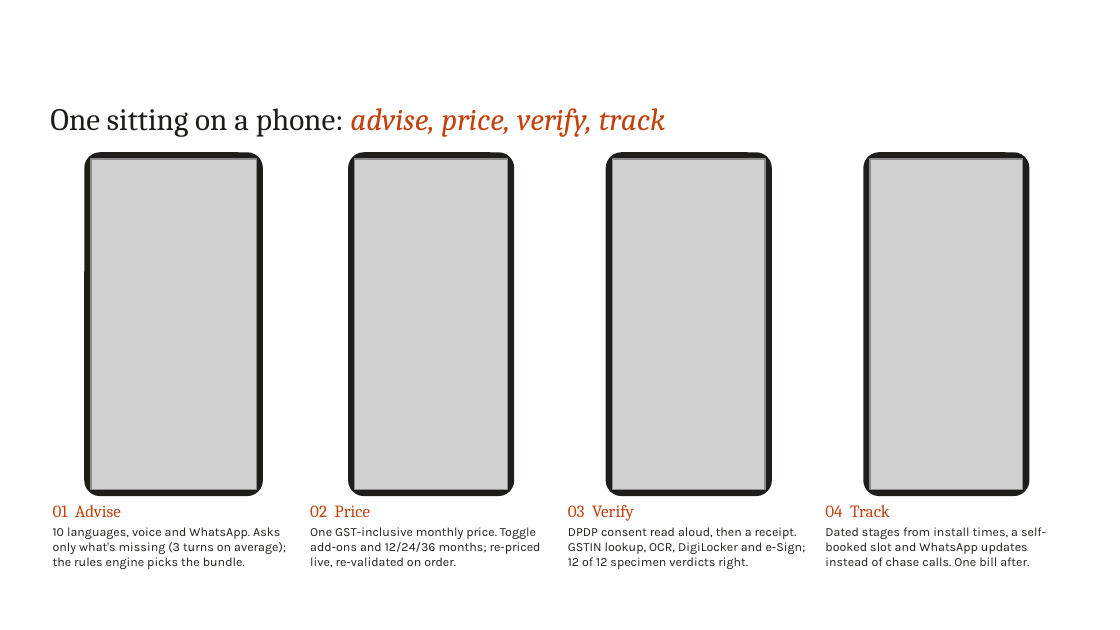
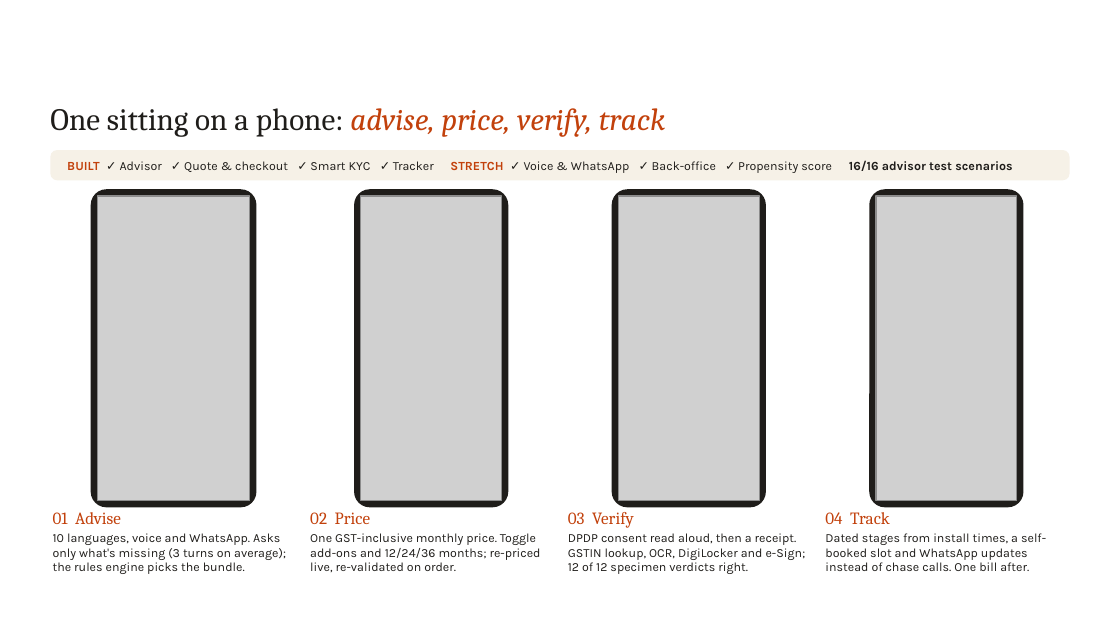
Before and after one commit to RheaSinghal/Airtel, a slide deck: slide 4 of Kernel_TIET.pptx. Drawn at 1120x630 pixels with LibreOffice and Linux fonts; fonts in the diff are those of the drawing; grey boxes stand for pictures; background and template pictures are left out. Boxes give left, top, right and bottom in pixels: in the first picture for what was removed or moved away, otherwise in the second. Text is boxed around its words. In the diff, an @@ line names an element or a change of style, - is before the commit and + after.

```diff
--- a/Kernel_TIET.pptx
+++ b/Kernel_TIET.pptx
@@ rounded rectangle added at (50, 150, 1070, 180), fill #F6F1E7 @@
@@ text added at (67, 160, 1012, 173), 8 pt, text #1F1D1A @@
+BUILT ✓ Advisor ✓ Quote & checkout ✓ Smart KYC ✓ Tracker STRETCH ✓ Voice & WhatsApp ✓ Back-office ✓ Propensity score 16/16 advisor test scenarios
@@ proportions changed in 4 elements at (354, 189, 508, 507), (612, 189, 766, 507), (869, 189, 1024, 507), (91, 189, 256, 507) @@
@@ rounded rectangle: place and size @@
-rounded rectangle at (84, 152, 262, 496)
+rounded rectangle at (91, 189, 256, 507)
@@ picture: place and size @@
-picture at (91, 159, 256, 489)
+picture at (97, 196, 250, 501)
@@ rounded rectangle: place and size @@
-rounded rectangle at (348, 152, 514, 496)
+rounded rectangle at (354, 189, 508, 507)
@@ picture: place and size @@
-picture at (355, 159, 507, 489)
+picture at (361, 196, 502, 501)
@@ rounded rectangle: place and size @@
-rounded rectangle at (606, 152, 772, 496)
+rounded rectangle at (612, 189, 766, 507)
@@ picture: place and size @@
-picture at (613, 159, 765, 489)
+picture at (618, 196, 759, 501)
@@ rounded rectangle: place and size @@
-rounded rectangle at (864, 152, 1029, 496)
+rounded rectangle at (869, 189, 1024, 507)
@@ picture: place and size @@
-picture at (870, 159, 1023, 489)
+picture at (876, 196, 1017, 501)
@@ 4 texts: place and size @@
-4 texts at (53, 505, 890, 521)
+4 texts at (53, 512, 890, 528)
@@ text "10 languages, voice and WhatsApp. ...": place and size @@
-text "10 languages, voice and WhatsApp. ..." at (53, 527, 286, 569)
+text "10 languages, voice and WhatsApp. ..." at (53, 533, 286, 574)
@@ text "One GST-inclusive monthly price. Toggle ...": place and size @@
-text "One GST-inclusive monthly price. Toggle ..." at (310, 527, 541, 567)
+text "One GST-inclusive monthly price. Toggle ..." at (310, 533, 541, 572)
@@ text "DPDP consent read aloud, then ...": place and size @@
-text "DPDP consent read aloud, then ..." at (568, 527, 806, 569)
+text "DPDP consent read aloud, then ..." at (568, 533, 806, 574)
@@ text "Dated stages from install times, ...": place and size @@
-text "Dated stages from install times, ..." at (825, 527, 1046, 566)
+text "Dated stages from install times, ..." at (825, 533, 1046, 571)
```
Also in this commit, not shown: 5 other slides changed, 4 other files.
